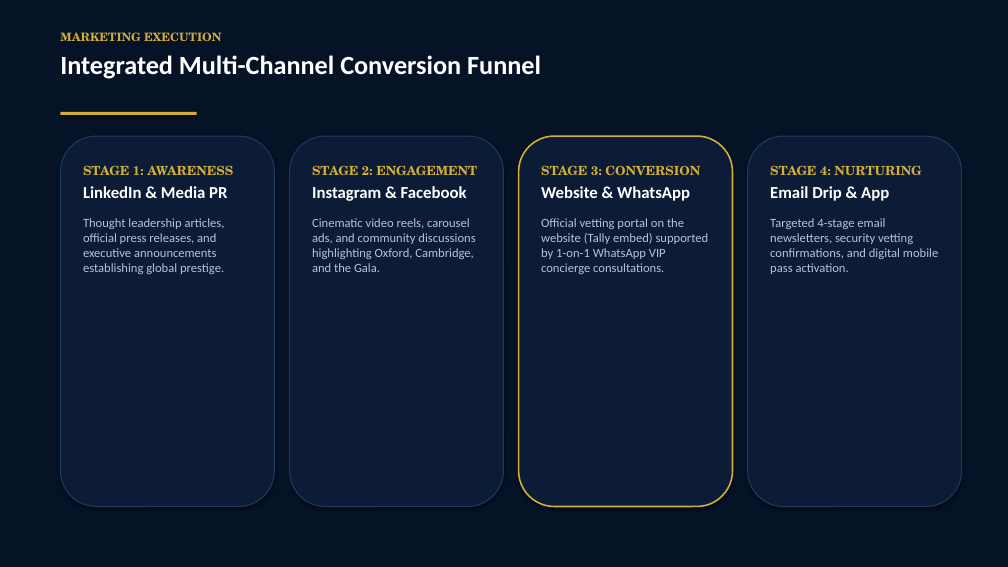
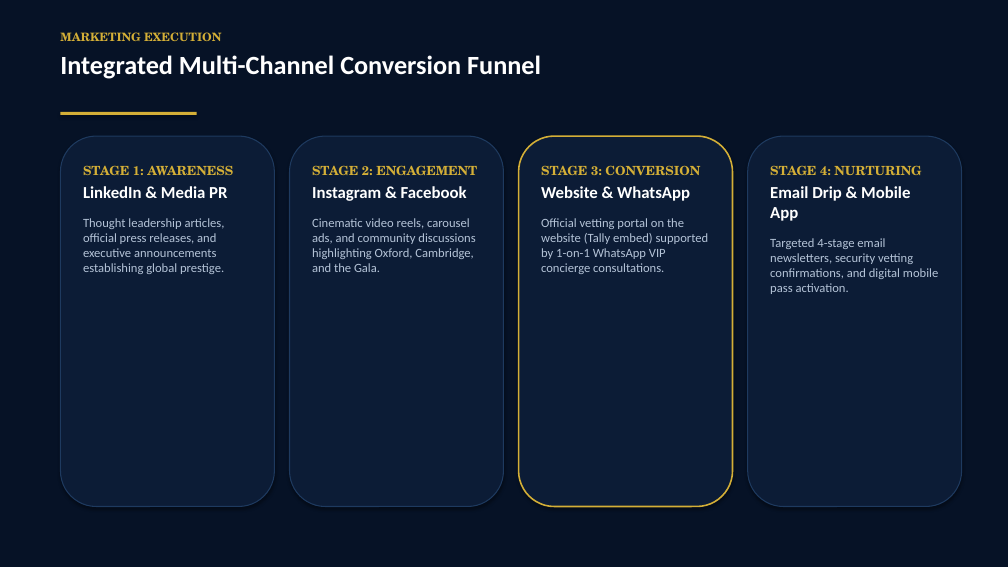
Before and after one commit to sentientiaproject/ibn-london-2026, a slide deck: slide 10 of IBN_2026_Digital_Marketing_and_Platform_Strategy.pptx (slide 9 before the commit). Drawn at 1008x567 pixels with LibreOffice and Linux fonts; fonts in the diff are those of the drawing. Boxes give left, top, right and bottom in pixels: in the first picture for what was removed or moved away, otherwise in the second. Text is boxed around its words. In the diff, an @@ line names an element or a change of style, - is before the commit and + after.

```diff
--- a/IBN_2026_Digital_Marketing_and_Platform_Strategy.pptx
+++ b/IBN_2026_Digital_Marketing_and_Platform_Strategy.pptx
@@ text at bbox=[770, 186, 910, 221]: text changed @@
-Email Drip & App
+Email Drip & Mobile App
```
Also in this commit, not shown: 1 other slide changed, 1 slide added, 3 other files.
